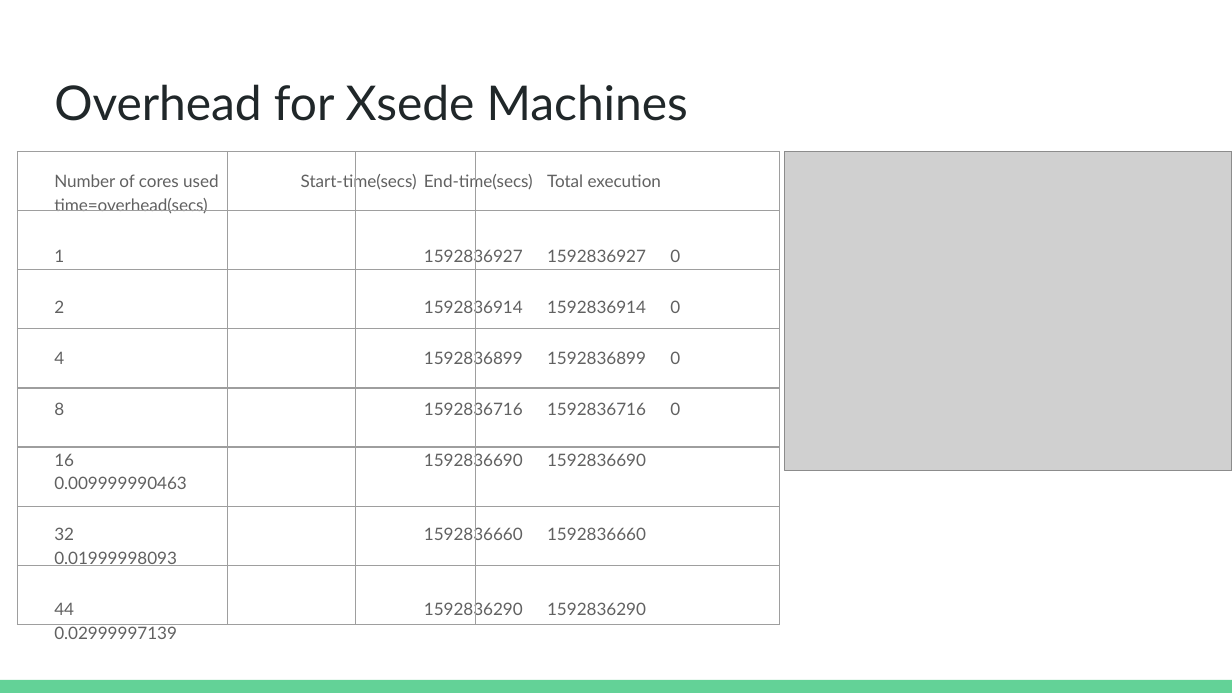
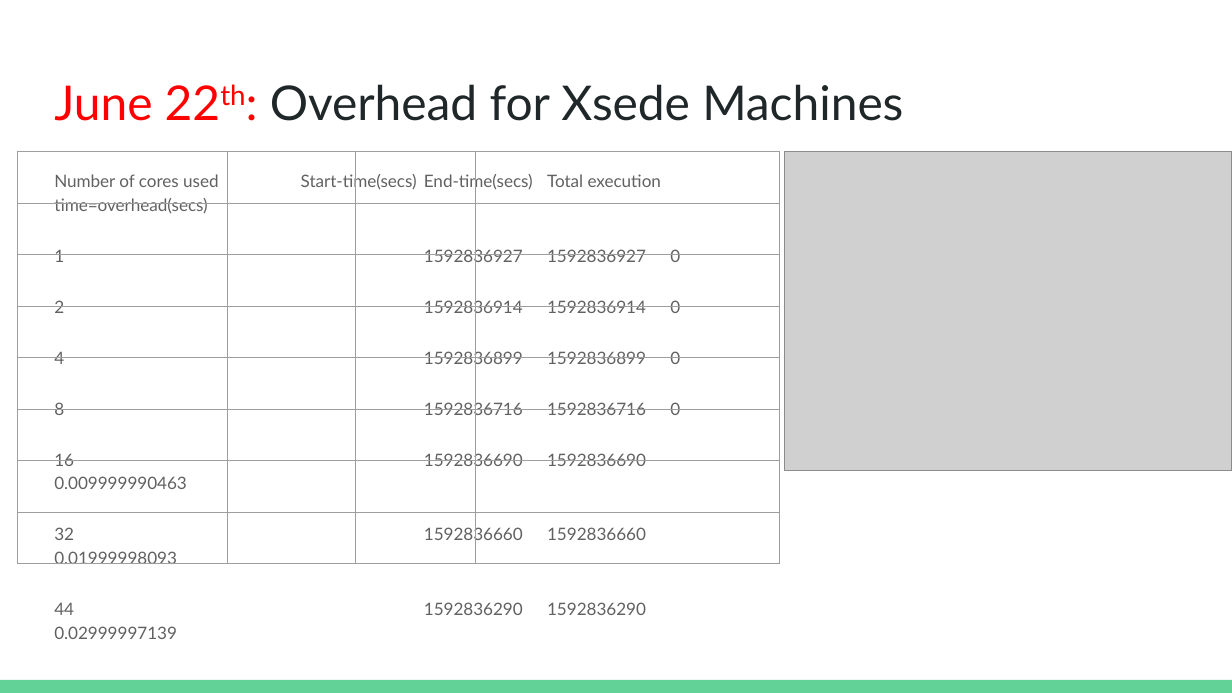
Before and after one commit to radical-group/kartik, a slide deck: slide 30 of WeeklyUpdates/Emulator_performance_metrics.pptx. Drawn at 1232x693 pixels with LibreOffice and Linux fonts; fonts in the diff are those of the drawing; grey boxes stand for pictures. Boxes give left, top, right and bottom in pixels: in the first picture for what was removed or moved away, otherwise in the second. Text is boxed around its words. In the diff, an @@ line names an element or a change of style, - is before the commit and + after.

```diff
--- a/WeeklyUpdates/Emulator_performance_metrics.pptx
+++ b/WeeklyUpdates/Emulator_performance_metrics.pptx
@@ title at (x1=54, y1=84, x2=903, y2=121): text changed @@
-Overhead for Xsede Machines
+June 22th: Overhead for Xsede Machines
@@ table resized from (x1=17, y1=152, x2=777, y2=556) to (x1=17, y1=152, x2=777, y2=579) @@
```
Also in this commit, not shown: 4 other slides changed, 1 other file.
